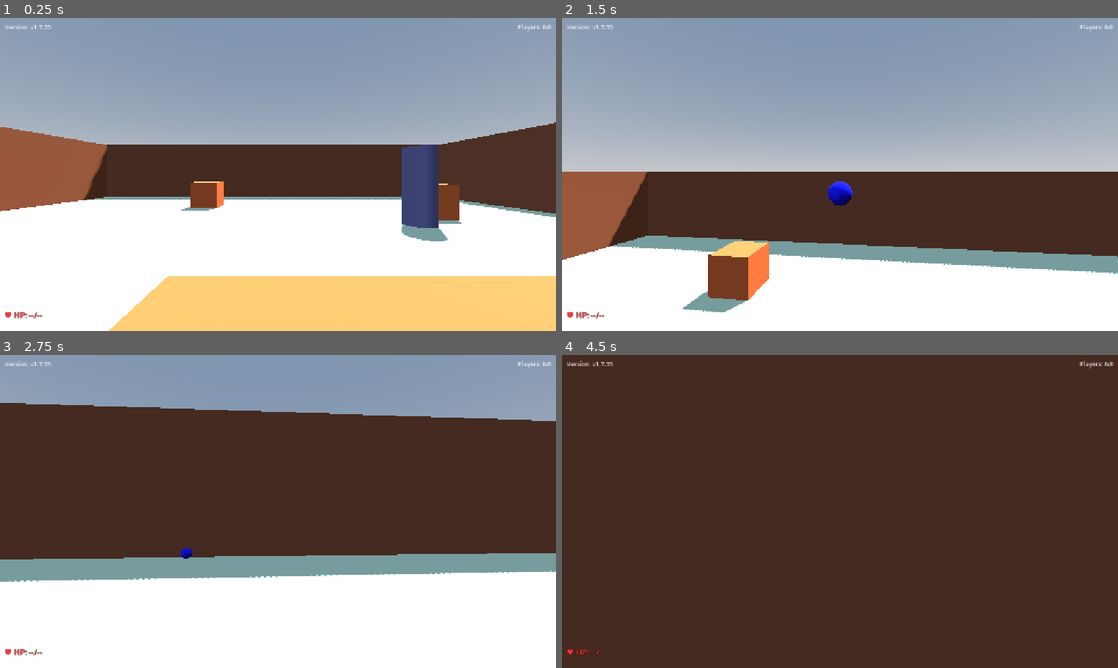
Above: before the commit, frames 1-4 (two rows, left to right).
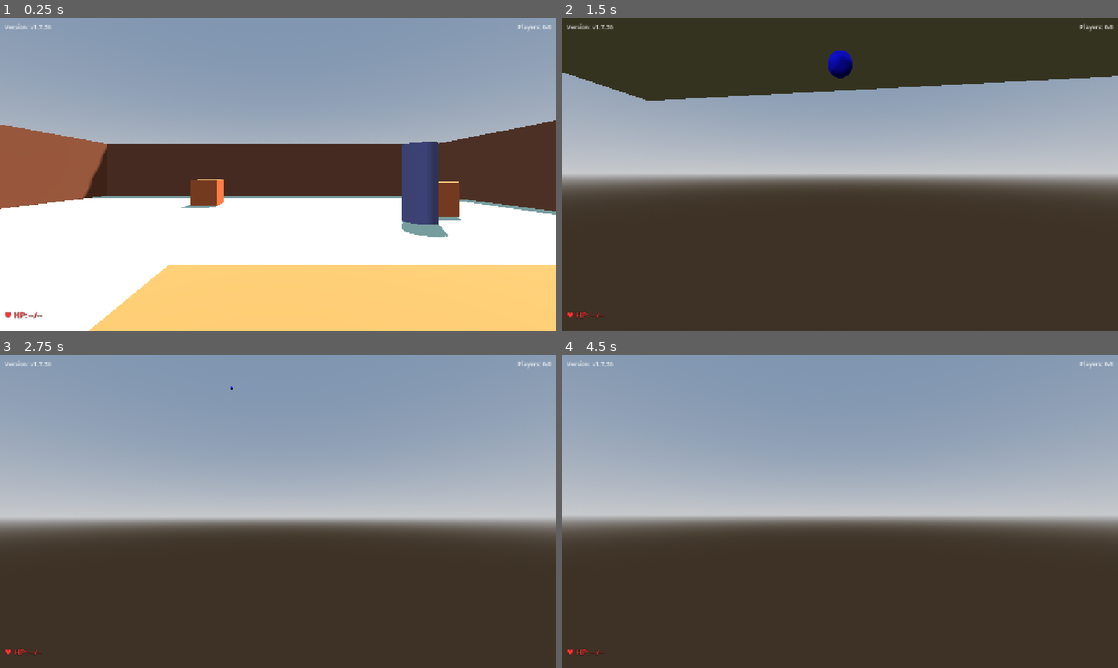
Above: after the commit, the same moments.

Repository: shikiuku/SimpleFPS
Game: Godot game, scene res://scenes/TestLevel.tscn
Same seed, same stepped clock (60 frames per second), same inputs: the game is played once before the commit and once after it. This scene is started directly instead of the project's main scene.
Inputs (mouse positions are in pixels of both pictures, inside the frame that each line leads up to):
- Up to frame 1 (0.25 s): no input
- Up to frame 2 (1.5 s): move the mouse to (867, 174) at 0.52 s; hold Shift (run) 0.53-1.28 s; hold W (move_forward) from 0.53 s (still down); tap Space (jump) at 0.77 s; move the mouse to (812, 174) at 1.27 s; click (812, 174) at 1.35 s
- Up to frame 3 (2.75 s): keep holding W (move_forward); tap Space (jump) at 1.52 s; move the mouse to (289, 505) at 2.02 s; hold Shift (run) from 2.03 s (still down)
- Up to frame 4 (4.5 s): keep holding W (move_forward); move the mouse to (834, 517) at 2.77 s; release Shift (run) at 2.78 s; click (834, 517) at 2.85 s; tap Space (jump) at 3.02, 3.77 s; move the mouse to (878, 514) at 3.52 s; hold Shift (run) 3.53-4.28 s; tap Enter at 4.25 s; move the mouse to (795, 508) at 4.27 s; click (795, 508) at 4.35 s

The runs differ from the first frame. In frame 1, 4.7% of the frame differs, in the area x 0-100%, y 2-100%; in frame 2, 58%; in frame 3, 75%; in frame 4, 57%.

Commit message:
v1.7.36: 弾丸ダメージシステム修正 - 衝突レイヤー設定、自分撃ち防止、詳細デバッグ追加

Diff:
--- a/project.godot
+++ b/project.godot
@@ -11,7 +11,7 @@
 [application]
 
 config/name="Simple FPS"
-config/version="1.7.35"
+config/version="1.7.36"
 config/tags=PackedStringArray("3d", "multiplayer", "fps")
 run/main_scene="res://scenes/MainMenu.tscn"
 config/features=PackedStringArray("4.4", "Forward Plus")
--- a/scenes/Bullet.tscn
+++ b/scenes/Bullet.tscn
@@ -12,6 +12,10 @@
 [node name="Bullet" type="RigidBody3D"]
 mass = 2.0
 continuous_cd = true
+contact_monitor = true
+max_contacts_reported = 10
+collision_layer = 4
+collision_mask = 3
 script = ExtResource("1_bullet")
 
 [node name="CollisionShape3D" type="CollisionShape3D" parent="."]
--- a/scenes/SimpleFPSPlayer.tscn
+++ b/scenes/SimpleFPSPlayer.tscn
@@ -20,6 +20,8 @@
 albedo_color = Color(1, 1, 0, 0.8)
 
 [node name="FPSPlayer" type="CharacterBody3D"]
+collision_layer = 1
+collision_mask = 2
 script = ExtResource("1_abc123")
 
 [node name="CollisionShape3D" type="CollisionShape3D" parent="."]
--- a/scripts/Bullet.gd
+++ b/scripts/Bullet.gd
@@ -5,6 +5,7 @@
 @export var damage = 25  # 1発25ダメージ（4発で倒せる）
 
 var direction = Vector3.ZERO
+var shooter_id = -1  # 射撃者のID
 @onready var mesh_instance = $MeshInstance3D
 
 func _ready():
@@ -21,6 +22,14 @@
 
 	# 衝突検出を有効にする
 	body_entered.connect(_on_body_entered)
+
+	# 衝突レイヤーを設定（弾丸レイヤー）
+	collision_layer = 4  # layer 3 (Projectiles)
+	collision_mask = 3   # layer 1 (Player) + layer 2 (Environment)
+
+	# contact monitoring を有効にする
+	contact_monitor = true
+	max_contacts_reported = 10
 
 func _physics_process(_delta):
 	# 地面の下に落ちすぎたら削除
@@ -43,16 +52,28 @@
 		mesh_instance.set_surface_override_material(0, material)
 
 func _on_body_entered(body):
-	print("Bullet hit: ", body.name)
+	print("=== BULLET HIT ===")
+	print("Bullet hit body: ", body.name, " (Type: ", body.get_class(), ")")
+	print("Shooter ID: ", shooter_id, " Hit body name: ", body.name)
+	print("Body has take_damage method: ", body.has_method("take_damage"))
 
 	# プレイヤーに当たった場合
 	if body.has_method("take_damage"):
+		# 自分の弾が自分に当たった場合は無視
+		var hit_player_id = body.name.to_int()
+		if shooter_id == hit_player_id:
+			print("Bullet hit shooter (", shooter_id, ") - ignoring self damage")
+			return
+
+		print("Calling take_damage with ", damage, " damage on ", body.name)
 		body.take_damage(damage)
-		print("Dealt ", damage, " damage to ", body.name)
+		print("Successfully dealt ", damage, " damage to ", body.name)
 
 		# 弾丸を削除
 		queue_free()
 	# 地面や壁に当たった場合
 	elif not body.name.begins_with("Bullet"):
-		print("Bullet hit environment: ", body.name)
+		print("Bullet hit environment object: ", body.name, " - destroying bullet")
 		queue_free()
+	else:
+		print("Bullet hit another bullet - ignoring")
--- a/scripts/GameUI.gd
+++ b/scripts/GameUI.gd
@@ -5,7 +5,7 @@
 @onready var health_label = $HealthLabel
 
 # ゲームのバージョン
-const VERSION = "v1.7.35"
+const VERSION = "v1.7.36"
 
 func _ready():
 	# バージョンを表示
--- a/scripts/SimpleFPSController.gd
+++ b/scripts/SimpleFPSController.gd
@@ -426,8 +426,13 @@
 	if bullet_player_id == -1:
 		bullet_player_id = name.to_int()  # 自分のIDを使用
 
+	# 射撃者IDを設定（重要：ダメージ処理で使用）
+	bullet.shooter_id = bullet_player_id
+
 	var player_color = get_player_color(bullet_player_id)
 	bullet.set_bullet_color(player_color)
+
+	print("Spawned bullet - Shooter ID: ", bullet_player_id, " Color: ", get_color_name(player_color))
 
 # RPC関数：位置同期を受信
 @rpc("any_peer", "unreliable")
@@ -454,14 +459,22 @@
 
 # HPシステム関数群
 func take_damage(amount: int):
+	print("=== TAKE DAMAGE CALLED ===")
+	print("Player: ", name, " is_dead: ", is_dead, " current_health: ", current_health)
+	print("Damage amount: ", amount)
+
 	if is_dead:
+		print("Player is already dead - ignoring damage")
 		return
 
 	current_health -= amount
-	print("Player ", name, " took ", amount, " damage. Health: ", current_health)
+	print("Player ", name, " took ", amount, " damage. Health: ", current_health, "/", max_health)
 
 	if current_health <= 0:
+		print("Player health reached 0 - calling die()")
 		die()
+	else:
+		print("Player still alive with ", current_health, " HP")
 
 func die():
 	if is_dead:
Not shown, changed: web-build/index.html
Not shown, changed: web-build/index.pck
